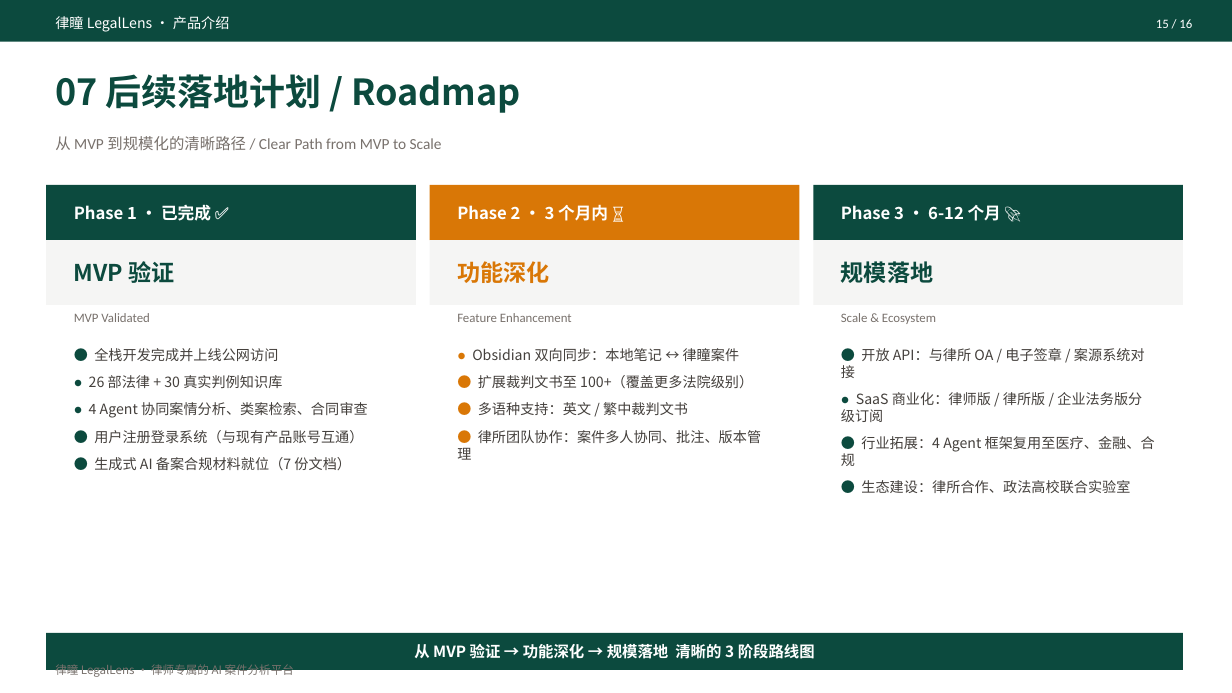
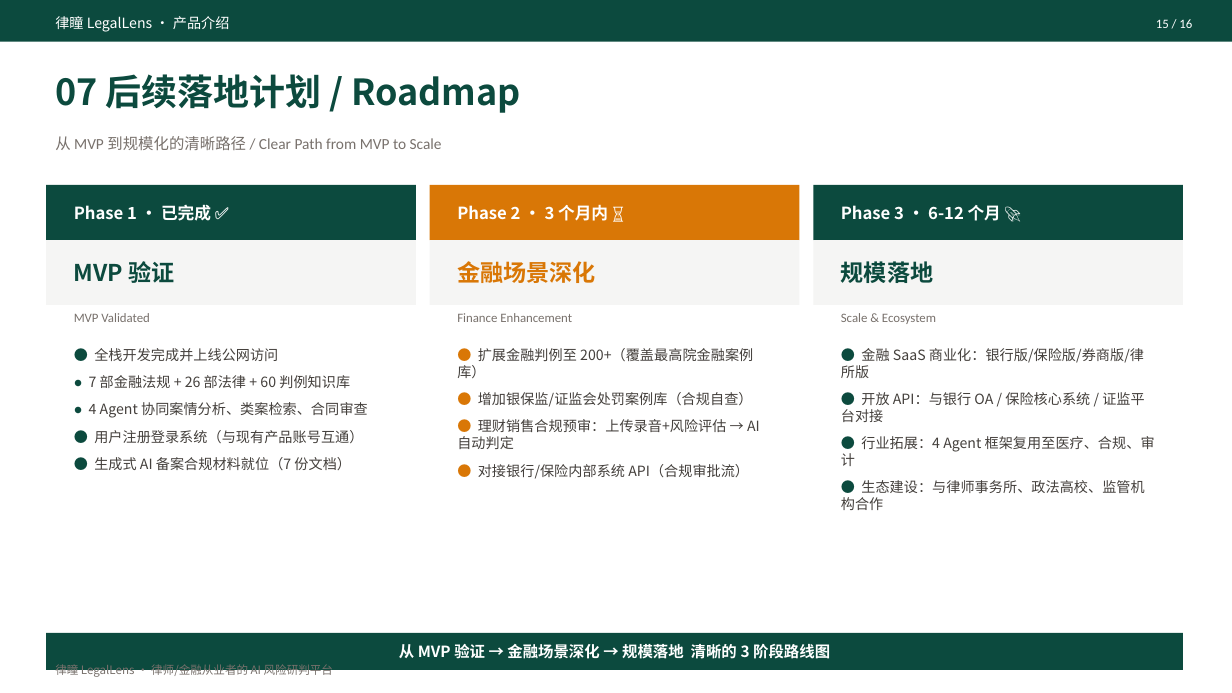
Before and after one commit to A-yiren/legal-lens, a slide deck: slide 15 of docs/律瞳-LegalLens-产品介绍.pptx. Drawn at 1232x693 pixels with LibreOffice and Linux fonts; fonts in the diff are those of the drawing. Boxes give left, top, right and bottom in pixels: in the first picture for what was removed or moved away, otherwise in the second. Text is boxed around its words. In the diff, an @@ line names an element or a change of style, - is before the commit and + after.

Commit message:
docs: 16 页 PPT 金融版 (GOAI AI+金融 赛道) + 简介改 485 汉字 + 改前端示例案情

```diff
--- a/docs/律瞳-LegalLens-产品介绍.pptx
+++ b/docs/律瞳-LegalLens-产品介绍.pptx
@@ text at [457, 261, 596, 283]: text changed @@
-功能深化
+金融场景深化
@@ text at [457, 313, 572, 322]: text changed @@
-Feature Enhancement
+Finance Enhancement
@@ text at [457, 348, 760, 479]: text changed @@
-● Obsidian 双向同步：本地笔记 ↔ 律瞳案件
-● 扩展裁判文书至 100+（覆盖更多法院级别）
-● 多语种支持：英文 / 繁中裁判文书
-● 律所团队协作：案件多人协同、批注、版本管理
+● 扩展金融判例至 200+（覆盖最高院金融案例库）
+● 增加银保监/证监会处罚案例库（合规自查）
+● 理财销售合规预审：上传录音+风险评估 → AI 自动判定
+● 对接银行/保险内部系统 API（合规审批流）
@@ text at [841, 348, 1155, 510]: text changed @@
-● 开放 API：与律所 OA / 电子签章 / 案源系统对接
-● SaaS 商业化：律师版 / 律所版 / 企业法务版分级订阅
-● 行业拓展：4 Agent 框架复用至医疗、金融、合规
-● 生态建设：律所合作、政法高校联合实验室
+● 金融 SaaS 商业化：银行版/保险版/券商版/律所版
+● 开放 API：与银行 OA / 保险核心系统 / 证监平台对接
+● 行业拓展：4 Agent 框架复用至医疗、合规、审计
+● 生态建设：与律师事务所、政法高校、监管机构合作
@@ text at [89, 375, 350, 388]: text changed @@
-● 26 部法律 + 30 真实判例知识库
+● 7 部金融法规 + 26 部法律 + 60 判例知识库
@@ text at [399, 642, 830, 662]: text changed @@
-从 MVP 验证 → 功能深化 → 规模落地 清晰的 3 阶段路线图
+从 MVP 验证 → 金融场景深化 → 规模落地 清晰的 3 阶段路线图
@@ text at [55, 662, 333, 678]: text changed @@
-律瞳 LegalLens · 律师专属的 AI 案件分析平台
+律瞳 LegalLens · 律师/金融从业者的 AI 风险研判平台
```
Also in this commit, not shown: 15 other slides changed, 19 other files.
